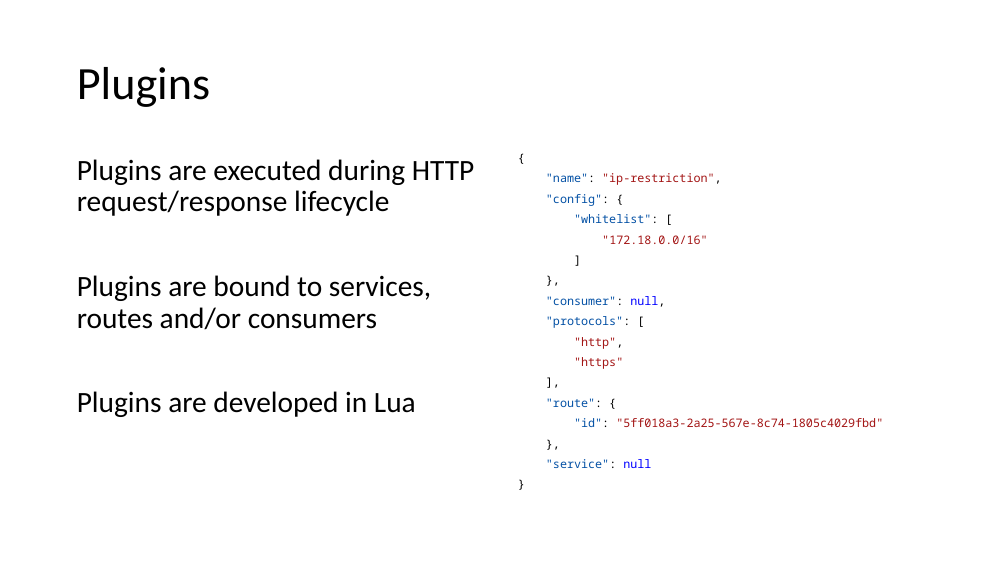
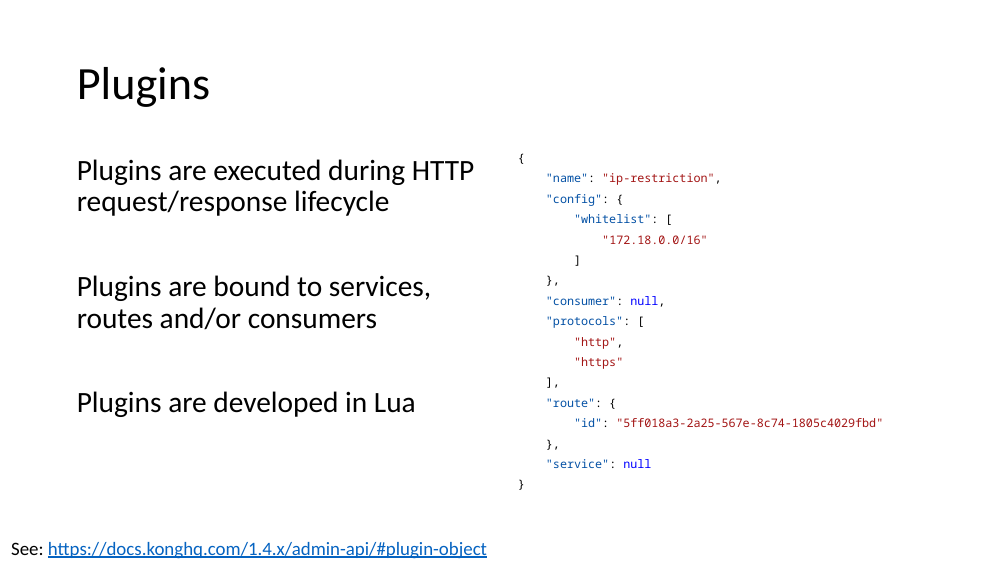
Before and after one commit to danielwagn3r/apimgmt-workshop, a slide deck: slide 30 of API Gateway.pptx. Drawn at 1008x567 pixels with LibreOffice and Linux fonts; fonts in the diff are those of the drawing. Boxes give left, top, right and bottom in pixels: in the first picture for what was removed or moved away, otherwise in the second. Text is boxed around its words. In the diff, an @@ line names an element or a change of style, - is before the commit and + after.

```diff
--- a/API Gateway.pptx
+++ b/API Gateway.pptx
@@ text added at [11,542,487,559], 18 pt, text #0563C1, underline @@
+See: https://docs.konghq.com/1.4.x/admin-api/#plugin-object
```
Also in this commit, not shown: 2 other slides changed.
